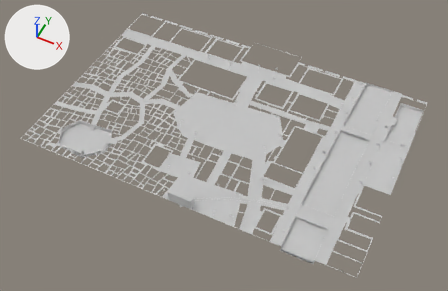
The glTF model game/levels/undercity/hub/hub_streets.glb: old version first, new version second.
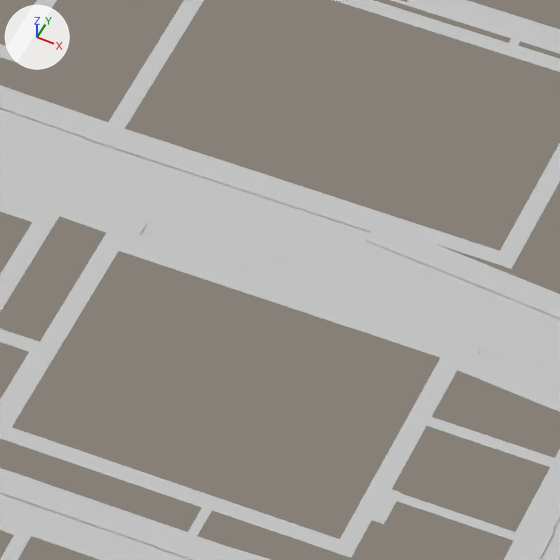
The first picture shows the older version from a 50 mm camera at (253.0, -364.0, 314.0) aimed at (122.0, -104.0, -12.0). The close-ups show the older and then the newer version on the part from 64% to 76% of the width and 25% to 42% of the height of that picture. Only the edits that show in the close-ups are written down. The axes (+X, +Y, +Z) are drawn at upper left. The lights are the same throughout. Objects named as collision shapes, trigger or cutter boxes, shadow casters or lower levels of detail are left out. Where no turn or scale is listed for an object, it has been applied to the vertices.

The first close-up shows 'streets_walk_3_0-col', 'streets_walk_3_1-col', 'streets_walk_4_0-col', 'streets_walk_4_1-col'.
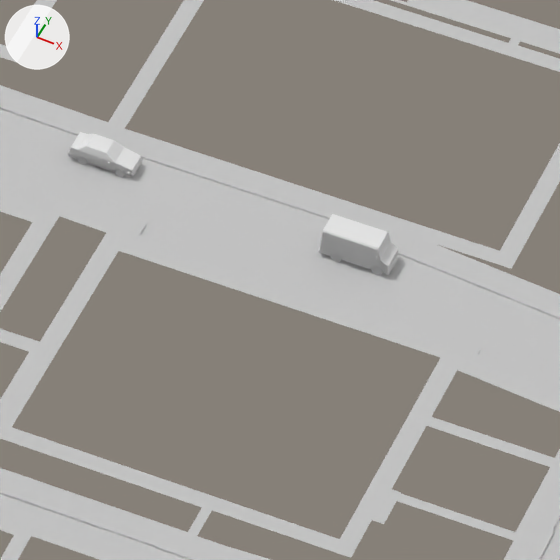
Where the change shows, as pixel boxes [x1, y1, x2, y2] in the close-ups (560 x 560 px):
'car_007', added: after [318, 214, 399, 275]
'car_006', added: after [68, 132, 142, 177]

Patch to the scene script:
```diff
--- a/game/levels/undercity/hub/hub_streets.glb.py
+++ b/game/levels/undercity/hub/hub_streets.glb.py
@@ mat_veh_psx_box_van_grey @@
+mat_veh_psx_box_van_grey = principled_material('veh_psx_box_van_grey')
+mat_veh_psx_box_van_grey.base_color = (0.8, 0.8, 0.8)  # white #e7e7e7
@@ mat_veh_psx_sedan_black @@
+mat_veh_psx_sedan_black = principled_material('veh_psx_sedan_black')
+mat_veh_psx_sedan_black.base_color = (0.8, 0.8, 0.8)  # white #e7e7e7
@@ me_car_007 @@
+me_car_007.from_pydata(...)  # 219 vertices, 376 faces; spans x -2.44..2.44, y -1.12..1.12, z 0.0..2.29
+me_car_007.materials.append(mat_veh_psx_box_van_grey)  # white #e7e7e7
@@ me_car_006 @@
+me_car_006.from_pydata(...)  # 172 vertices, 312 faces; spans x -2.32..2.32, y -1.03..1.03, z 0.0..1.56
+me_car_006.materials.append(mat_veh_psx_sedan_black)  # white #e7e7e7
@@ ob_car_007 @@
+ob_car_007 = bpy.data.objects.new('car_007', me_car_007)
+ob_car_007.location = (168.0, -37.65, 0.0)
@@ ob_car_006 @@
+ob_car_006 = bpy.data.objects.new('car_006', me_car_006)
+ob_car_006.location = (150.0, -36.5, 0.0)
```
